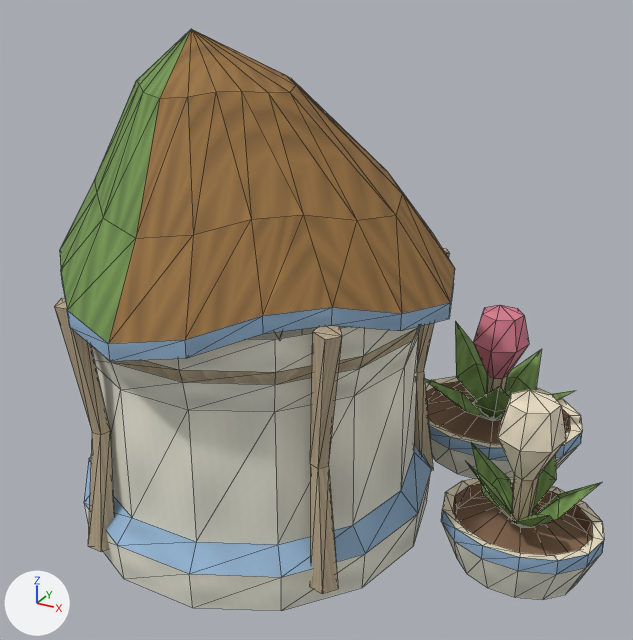
Two versions of the glTF model Assets/GodSim/Art/Models/Buildings/Elf/LearningHealth/bld_elf_herbalist_classical_v0.glb, one commit apart.
Rendered twice from a camera (50 mm lens) standing at (0.54, -1.012, 0.786) and looking at (0.007, -0.042, 0.301). The axes (+X, +Y, +Z) are drawn at lower left. The lights are the same throughout. The first picture is the older version. Mesh edges are drawn as thin lines. Vertices at exactly the same position are counted once.

Names of what the first picture shows: 'LOD0'.
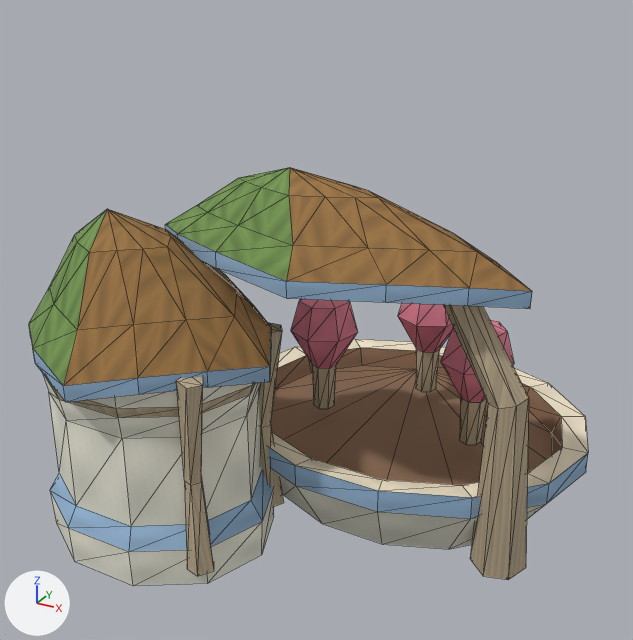
What the commit changed:
me_lod0 is used by ob_lod0; location (0.0, 0.0, 0.0).
me_lod0 had 537 vertices, 930 faces and spanned x -0.364..0.421, y -0.359..0.339, z 0.0..0.681.
me_lod0 now has 445 vertices, 781 faces and spans x -0.353..0.368, y -0.348..0.313, z 0.0..0.524.
me_lod0 part 1: the loose piece of 70 vertices spanning x 0.206..0.421, y -0.12..0.052, z 0.0..0.08 is scaled about its middle by (2.59, 2.61, 1.57), then moved by (-0.225, 0.122, 0.023).
me_lod0 part 2: the loose piece of 28 vertices spanning x 0.148..0.234, y 0.176..0.26, z 0.074..0.251 is scaled about its middle by (1.17, 1.17, 1), then moved by (-0.221, -0.172, 0.041).
me_lod0 part 3: the loose piece of 28 vertices spanning x 0.271..0.357, y -0.078..0.005, z 0.074..0.251 is scaled about its middle by (1.17, 1.17, 1), then moved by (-0.225, 0.21, 0.041).
me_lod0 part 4: the loose piece of 28 vertices spanning x 0.148..0.234, y 0.176..0.26, z 0.074..0.251 is copied, and the copy is scaled about its middle by (1.17, 1.17, 1), then moved by (0.015, -0.162, 0.041); it spans x 0.156..0.256, y 0.007..0.105, z 0.115..0.292.
me_lod0 part 5: the loose piece of 98 vertices spanning x -0.337..0.18, y -0.321..0.184, z 0.0..0.376 is rebuilt with 70 vertices and now spans x -0.336..0.002, y -0.323..-0.049, z 0.0..0.296.
me_lod0 part 6: a new loose piece of 50 vertices spanning x -0.353..0.02, y -0.348..-0.024, z 0.275..0.471, in mat_godsim_buildings.
me_lod0 part 7: a new loose piece of 50 vertices spanning x -0.211..0.309, y -0.191..0.024, z 0.394..0.524, in mat_godsim_buildings.
me_lod0 part 8: a new loose piece of 21 vertices spanning x 0.188..0.332, y -0.107..-0.017, z 0.008..0.435, in mat_godsim_buildings.
me_lod0 part 9: a new loose piece of 15 vertices spanning x -0.055..-0.016, y -0.292..-0.256, z 0.025..0.307, in mat_godsim_buildings.
me_lod0 part 10: a new loose piece of 15 vertices spanning x -0.052..-0.013, y -0.12..-0.083, z 0.025..0.307, in mat_godsim_buildings.
me_lod0 part 11: 7 loose pieces with 182 vertices, spanning x -0.307..0.405, y -0.319..0.339, z 0.0..0.387, are deleted.
Part 12, on me_lod0:
82 vertices are removed from x -0.364..0.207, y -0.359..0.222, z 0.355..0.681.
160 faces are deleted.
Other edits to the shape of me_lod0 do not show in these pictures.

Boxes (x1, y1, x2, y2) around the edits, measured in the pictures (633 x 640 px; the box of a moved part takes in the faces that stretch with it):
'LOD0', reshaped (28% shorter)
    before: (54, 29, 604, 611)
    after: (29, 167, 588, 586)
part 1 of me_lod0, moved or reshaped
    before: (441, 477, 604, 600)
    after: (268, 339, 588, 549)
part 2 of me_lod0, moved or reshaped
    before: (473, 305, 529, 394)
    after: (291, 299, 358, 409)
part 3 of me_lod0, moved or reshaped
    before: (498, 390, 566, 522)
    after: (398, 303, 453, 392)
part 4 of me_lod0, added
    after: (441, 320, 514, 445)
part 5 of me_lod0, rebuilt (33% narrower, 25% shorter)
    before: (84, 326, 431, 611)
    after: (42, 373, 274, 586)
part 6 of me_lod0, added (brown)
    after: (29, 209, 271, 402)
part 7 of me_lod0, added
    after: (165, 167, 532, 309)
part 8 of me_lod0, added (brown)
    after: (443, 305, 529, 580)
part 9 of me_lod0, added (brown)
    after: (176, 377, 214, 576)
part 10 of me_lod0, added (brown)
    after: (259, 322, 284, 507)
part 11 of me_lod0, deleted
    before: (54, 248, 603, 593)
part 12 of me_lod0, deleted (brown)
    before: (60, 29, 455, 361)
